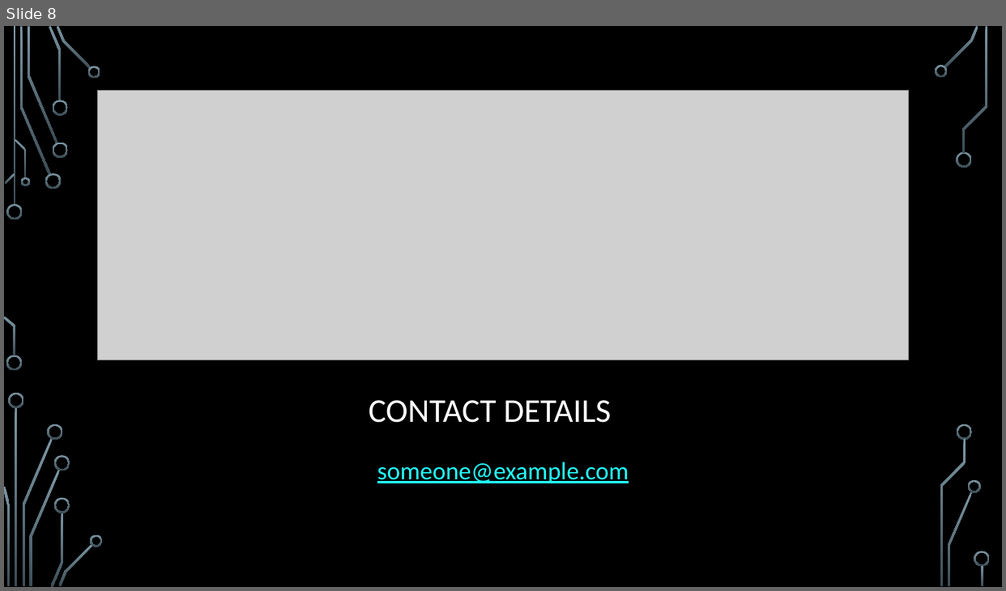
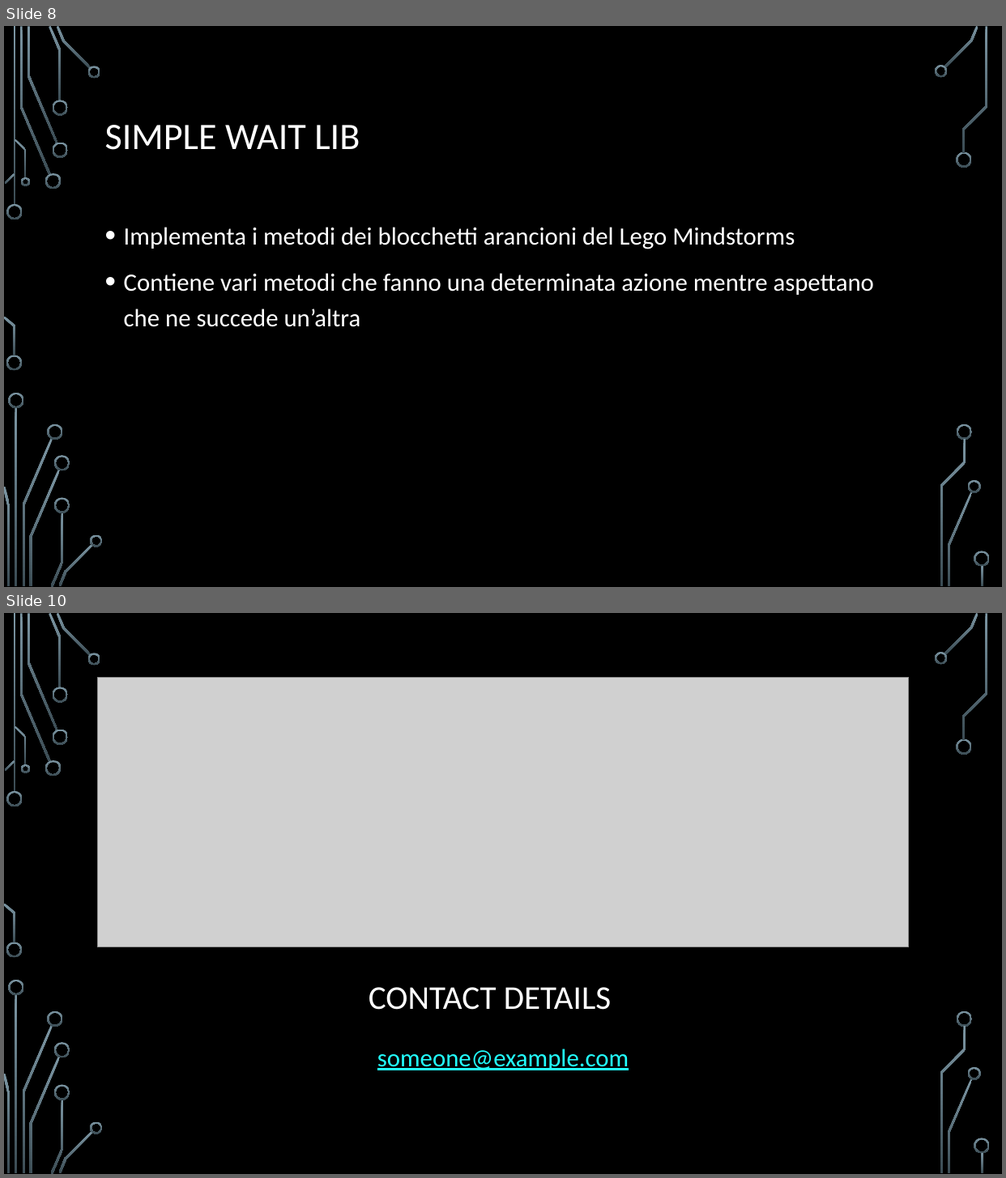
Before and after one commit to FadilSmajilbasic/Librerie-Lego-NXT, a slide deck: Documentazione/Presentazione/Presentazione.pptx. Shown one above the other, each under a label of ours: slide 8 before the commit, slides 8 and 10 after it; the slides between them are not shown. The pictures are 1006x591 and 1006x1178 pixels, drawn with LibreOffice and Linux fonts; fonts in the diff are those of the drawing; grey boxes stand for pictures; background and template pictures are left out. Boxes give left, top, right and bottom in pixels: in the first picture for what was removed or moved away, otherwise in the second. Text is boxed around its words. In the diff, an @@ line names an element or a change of style, - is before the commit and + after.

```diff
--- a/Documentazione/Presentazione/Presentazione.pptx
+++ b/Documentazione/Presentazione/Presentazione.pptx
@@ slide 8 added at bbox=[4, 26, 1002, 587], background picture (left out); not listed: 36 template elements that a slide beside it also shows @@
@@ title added at bbox=[105, 125, 360, 150], 36 pt, text #FFFFFF @@
+SIMPLE WAIT LIB
@@ text added at bbox=[124, 227, 874, 327], 24 pt, text #FFFFFF @@
+• Implementa i metodi dei blocchetti arancioni del Lego Mindstorms
+• Contiene vari metodi che fanno una determinata azione mentre aspettano che ne succede un’altra
@@ what was slide 8 is now slide 10 @@
```
Also in this commit, not shown: 1 slide changed, 1 other slide added, 2 other files.
